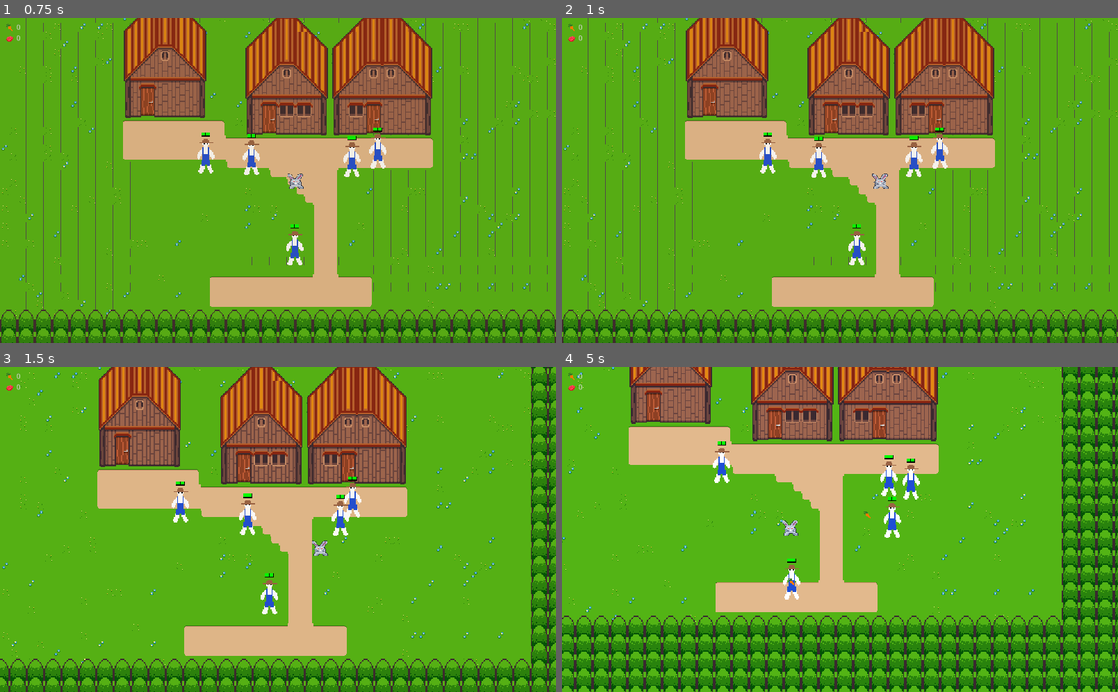
Above: before the commit, frames 1-4 (two rows, left to right).
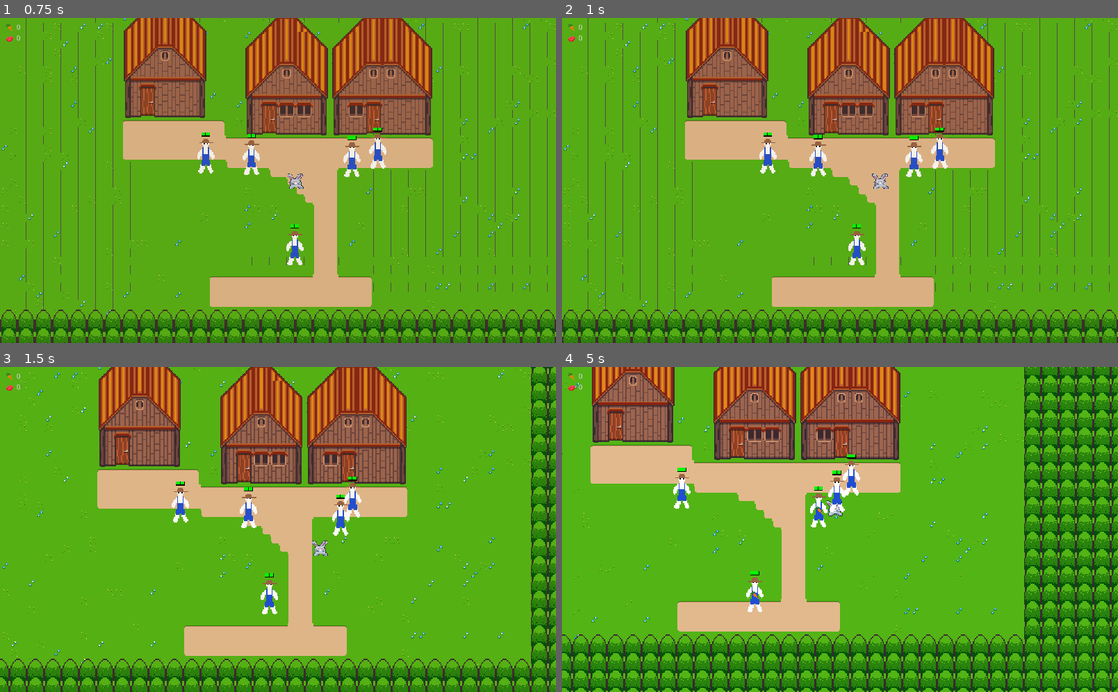
Above: after the commit, the same moments.

Repository: axerosh/rabbit-rampage
Game: Godot game, scene res://level2.tscn
Two runs of this game, one before a commit and one after it. Both use one fixed random seed, a clock stepped at 60 frames per second and the inputs below.
Inputs:
- Up to frame 1 (0.75 s): tap Enter at 0.5 s; hold D (move_right) from 0.53 s (still down); tap Space (attack) at 0.6 s
- Up to frame 2 (1 s): keep holding D (move_right)
- Up to frame 3 (1.5 s): release D (move_right) at 1.28 s; hold S (move_down) from 1.28 s (still down); tap Space (attack) at 1.35 s
- Up to frame 4 (5 s): release S (move_down) at 2.03 s; hold D (move_right) 2.03-2.78 s; tap Space (attack) every 0.75 s from 2.1 to 4.35 s; hold W (move_up) 2.78-3.53 s; hold A (move_left) from 3.53 s (still down)

Frame 1 is identical in both runs. In frame 2, 0.1% of the frame differs, in the area x 44-48%, y 35-50%; in frame 3, 0.3%; in frame 4, 47%, in the area x 0-100%, y 0-100%.

Commit message:
Rearranged bandit spawns and farmer navigation
so they don't intersect

Diff:
--- a/level2.tscn
+++ b/level2.tscn
@@ -362,9 +362,9 @@
 6/z_index = 0
 
 [sub_resource type="NavigationPolygon" id=6]
-vertices = PoolVector2Array( 26, 17, 216, 13, 218, 229, 29, 592, 1004, 591, 444, 260, 444, 227, 636, 264, 805, 261, 1006, 28, 807, 29 )
-polygons = [ PoolIntArray( 0, 1, 2, 3 ), PoolIntArray( 4, 3, 2, 5 ), PoolIntArray( 2, 6, 5 ), PoolIntArray( 4, 5, 7 ), PoolIntArray( 4, 7, 8 ), PoolIntArray( 9, 4, 8, 10 ) ]
-outlines = [ PoolVector2Array( 26, 17, 216, 13, 218, 229, 444, 227, 444, 260, 636, 264, 805, 261, 807, 29, 1006, 28, 1004, 591, 29, 592 ) ]
+vertices = PoolVector2Array( 638, 260, 840, 438, 843, 567, 173, 566, 172, 439, 444, 260, 1002, 256, 1006, 438, 26, 439, 28, 226, 444, 227 )
+polygons = [ PoolIntArray( 0, 1, 2, 3, 4, 5 ), PoolIntArray( 6, 7, 1, 0 ), PoolIntArray( 4, 8, 9, 10, 5 ) ]
+outlines = [ PoolVector2Array( 172, 439, 26, 439, 28, 226, 444, 227, 444, 260, 638, 260, 1002, 256, 1006, 438, 840, 438, 843, 567, 173, 566 ) ]
 
 [node name="Game" type="Node2D"]
 
@@ -422,18 +422,23 @@
 script = ExtResource( 6 )
 scene_to_spawn = ExtResource( 5 )
 
+[node name="SpawnZone" type="Node2D" parent="BanditManager"]
+position = Vector2( 108, 507 )
+script = ExtResource( 1 )
+height = 70.0
+
 [node name="SpawnZone2" type="Node2D" parent="BanditManager"]
-position = Vector2( 582, 521 )
+position = Vector2( 905, 506 )
 script = ExtResource( 1 )
 height = 70.0
 
 [node name="SpawnZone3" type="Node2D" parent="BanditManager"]
-position = Vector2( 908, 110 )
+position = Vector2( 916, 97 )
 script = ExtResource( 1 )
 height = 70.0
 
 [node name="SpawnZone4" type="Node2D" parent="BanditManager"]
-position = Vector2( 110, 122 )
+position = Vector2( 103, 95 )
 script = ExtResource( 1 )
 height = 70.0
 
